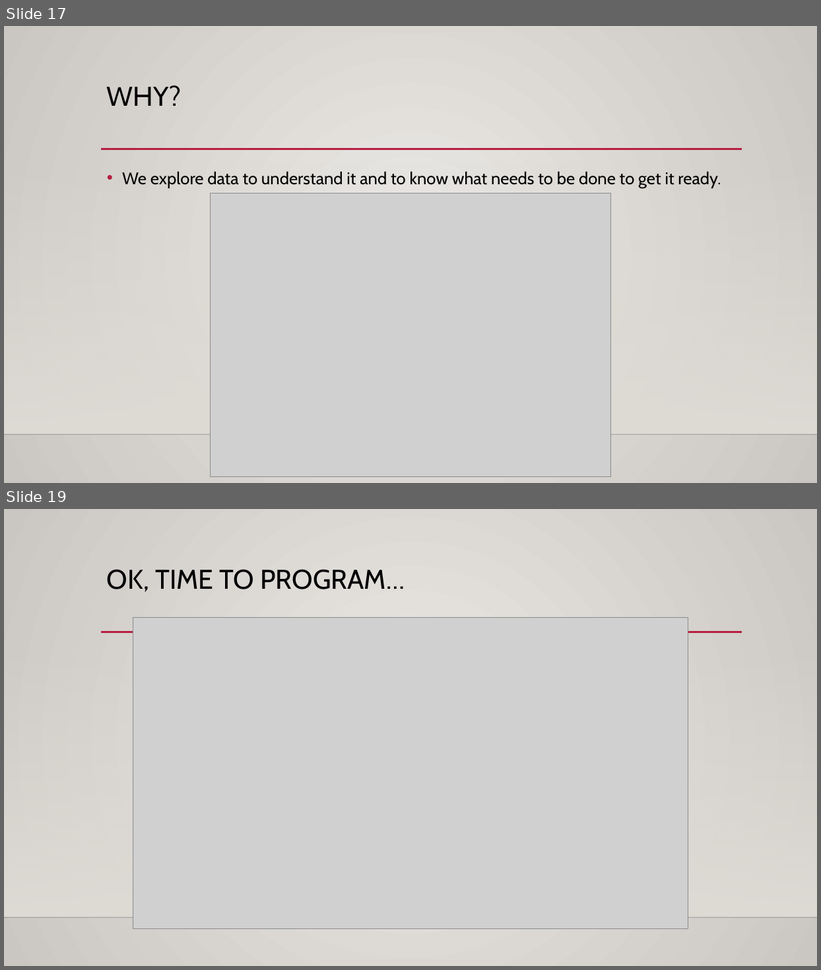
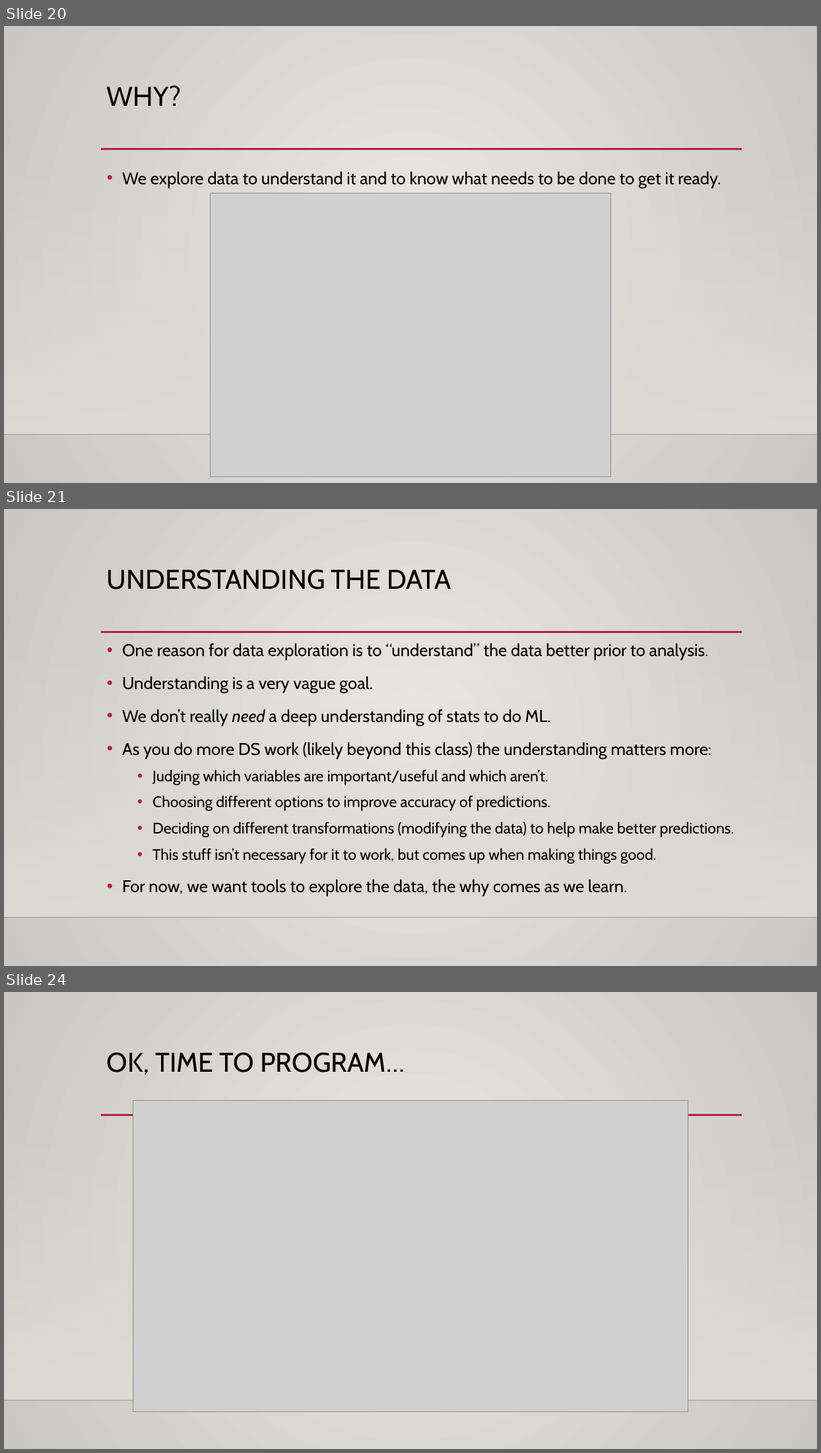
Before and after one commit to AkeemSemper/ML_for_Non_DS_Students, a slide deck: course_resources/slides/Used/006_Basic_Descriptive_Stats.pptx. Shown one above the other, each under a label of ours: slides 17 and 19 before the commit, slides 20, 21 and 24 after it; the slides between them are not shown. The pictures are 821x970 and 821x1453 pixels, drawn with LibreOffice and Linux fonts; fonts in the diff are those of the drawing; grey boxes stand for pictures; background and template pictures are left out. Boxes give left, top, right and bottom in pixels: in the first picture for what was removed or moved away, otherwise in the second. Text is boxed around its words. In the diff, an @@ line names an element or a change of style, - is before the commit and + after.

```diff
--- a/course_resources/slides/Used/006_Basic_Descriptive_Stats.pptx
+++ b/course_resources/slides/Used/006_Basic_Descriptive_Stats.pptx
@@ slide 21 added at (4,509,817,966), background gradient #ECEAE7 to #CAC7C1; not listed: 3 template elements that a slide beside it also shows @@
@@ title added at (107,569,451,590), 32 pt, text #000000 @@
+UNDERSTANDING THE DATA
@@ text added at (122,643,735,896), 20 pt, text #000000 @@
+• One reason for data exploration is to “understand” the data better prior to analysis.
+• Understanding is a very vague goal.
+• We don’t really need a deep understanding of stats to do ML.
+• As you do more DS work (likely beyond this class) the understanding matters more:
+  • Judging which variables are important/useful and which aren’t.
+  • Choosing different options to improve accuracy of predictions.
+  • Deciding on different transformations (modifying the data) to help make better predictions.
+  • This stuff isn’t necessary for it to work, but comes up when making things good.
+• For now, we want tools to explore the data, the why comes as we learn.
@@ what was slide 17 is now slide 20 @@
@@ what was slide 19 is now slide 24 @@
```
Also in this commit, not shown: 6 slides changed, 4 other slides added.
